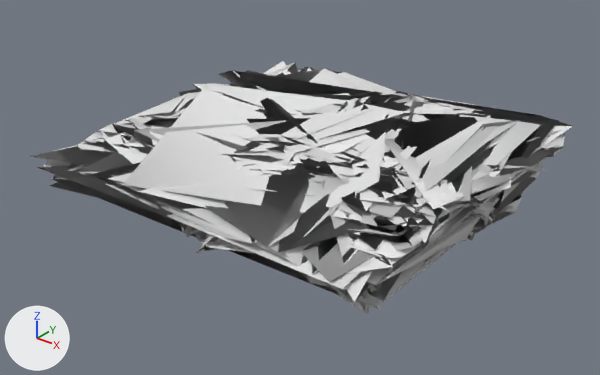
What one commit did to the OBJ model res/meshes/mountains.obj.
One viewpoint serves both versions: a 50 mm camera at (195.3, -249.6, 126.9) aimed at (-0.4, -5.0, -24.8). Every picture has the same lights, and +X, +Y and +Z are marked at lower left. Where no turn or scale is listed for an object, it has been applied to the vertices.

Names of what the first picture shows: 'mountains'.
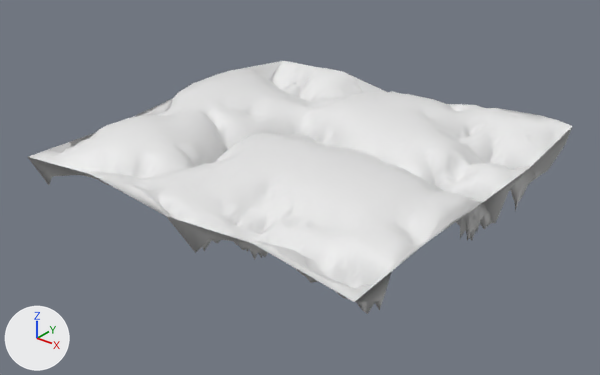
The newer file is also turned or shifted as a whole; pictures and numbers use the older file's frame.

Boxes [x1, y1, x2, y2] around the edits, measured in the pictures (600 x 375 px):
'mountains', reshaped
    before: [29, 61, 572, 314]
    after: [28, 61, 573, 314]
part 1 of me_mountains, added
    after: [409, 137, 439, 165]
part 2 of me_mountains, added
    after: [533, 123, 556, 148]

What the commit changed:
me_mountains is used by ob_mountains; location (0.0, 0.0, 0.0).
me_mountains had 2431 vertices, 4821 faces and spanned x -80.0..80.0, y -80.0..80.0, z -34.0..0.0.
me_mountains now has 2439 vertices, 4860 faces and spans x -80.0..80.0, y -80.0..80.0, z -34.0..0.0.
me_mountains part 1: 4 vertices added at x 42.0..44.0, y 21.0..24.0, z -9.0..-5.0.
me_mountains part 2: 4 vertices added at x 71.0..73.0, y 66.0..73.0, z -8.0..-5.0.
